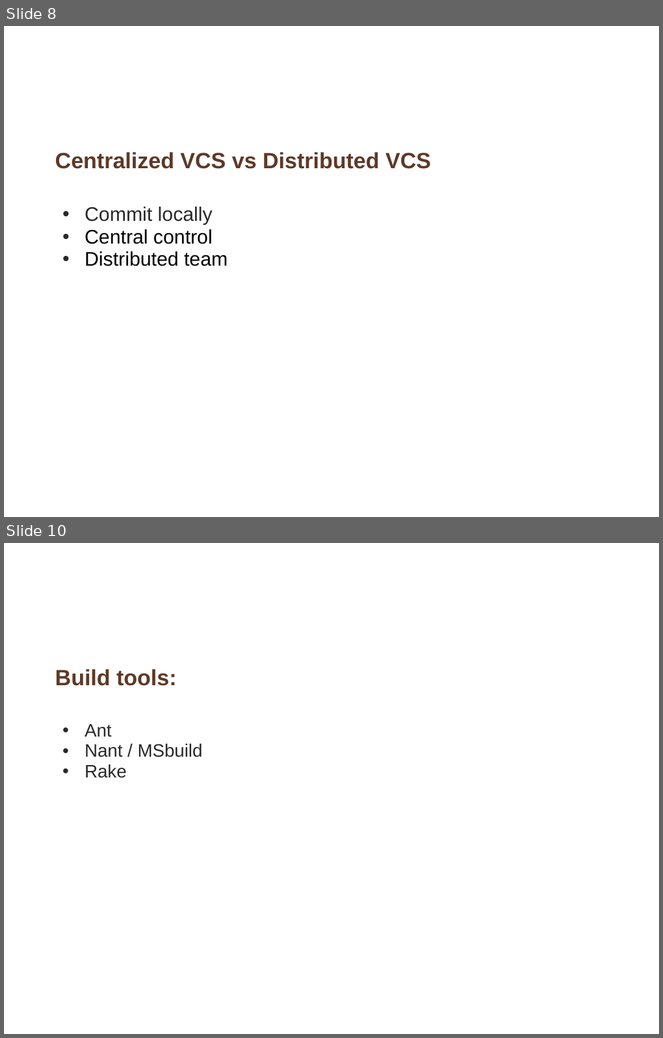
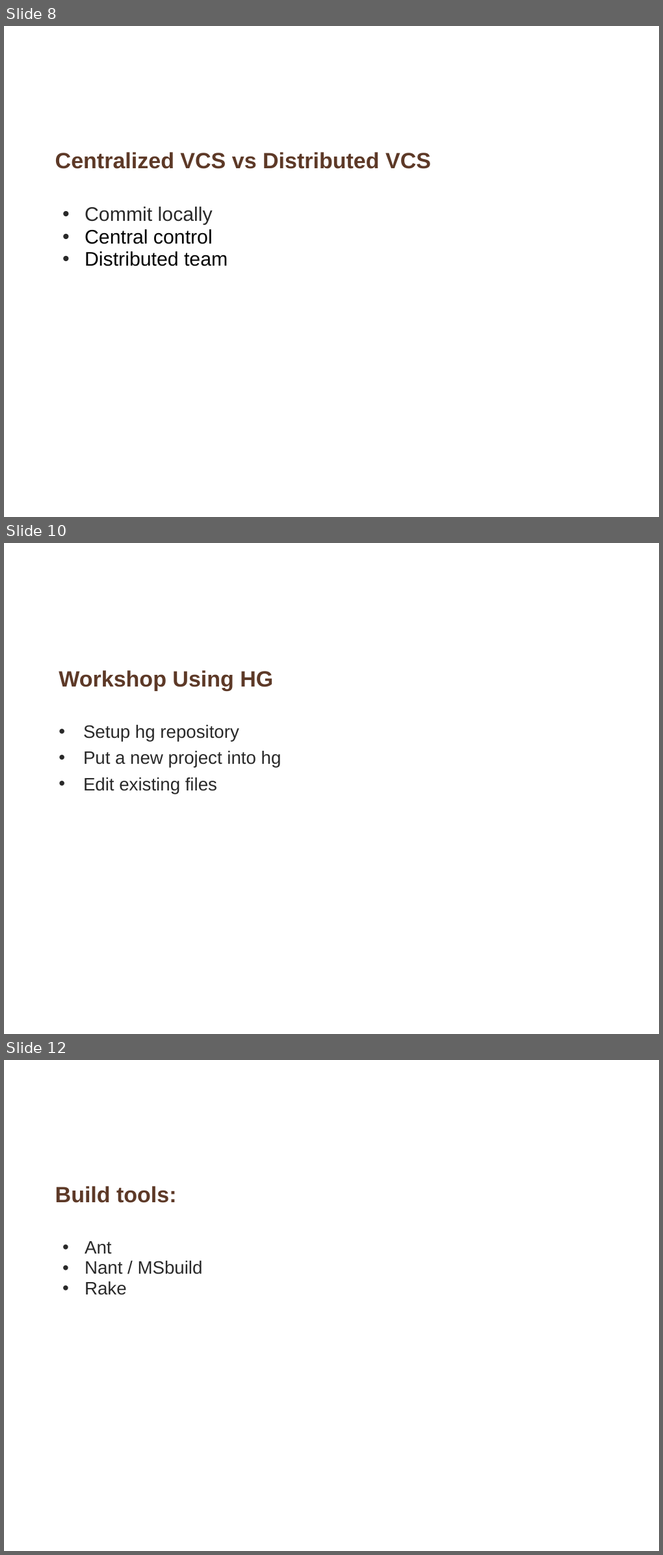
Before and after one commit to whimet/cruisetraining, a slide deck: Preparation_For_CI_And_Cruise_Installation.ppt. Shown one above the other, each under a label of ours: slides 8 and 10 before the commit, slides 8, 10 and 12 after it; the slides between them are not shown. The pictures are 663x1038 and 663x1555 pixels, drawn with LibreOffice and Linux fonts; fonts in the diff are those of the drawing; background and template pictures are left out. Boxes give left, top, right and bottom in pixels: in the first picture for what was removed or moved away, otherwise in the second. Text is boxed around its words. In the diff, an @@ line names an element or a change of style, - is before the commit and + after.

```diff
--- a/Preparation_For_CI_And_Cruise_Installation.ppt
+++ b/Preparation_For_CI_And_Cruise_Installation.ppt
@@ slide 10 added at [4, 543, 659, 1034], background picture (left out) @@
@@ title added at [59, 670, 273, 691], 27 pt, text #5D3927, bold @@
+Workshop Using HG
@@ text added at [83, 725, 282, 794], 22 pt, text #292929 @@
+• Setup hg repository
+• Put a new project into hg
+• Edit existing files
@@ what was slide 10 is now slide 12 @@
```
Also in this commit, not shown: 4 slides changed, 1 other slide added, 1 other file.
